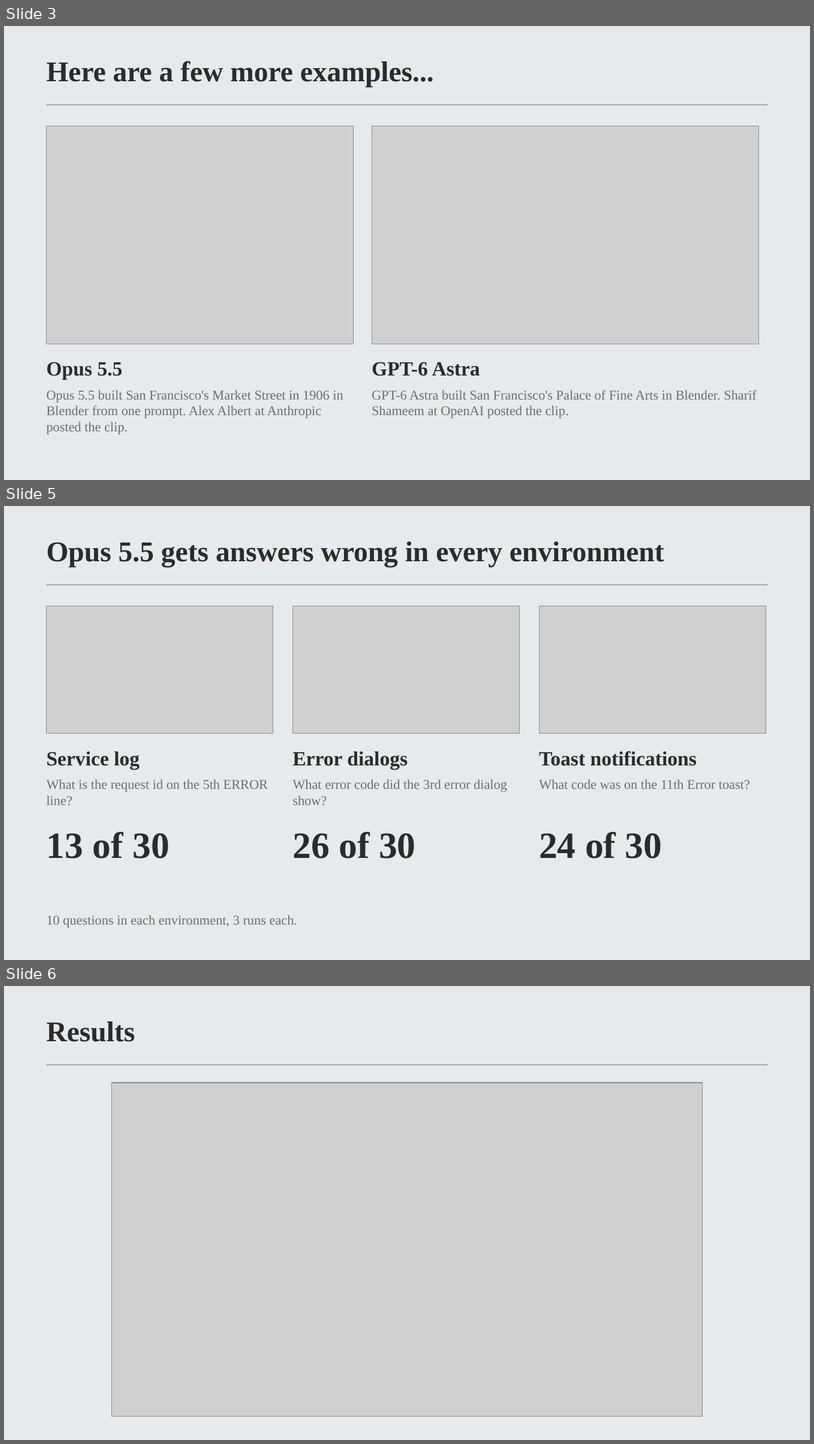
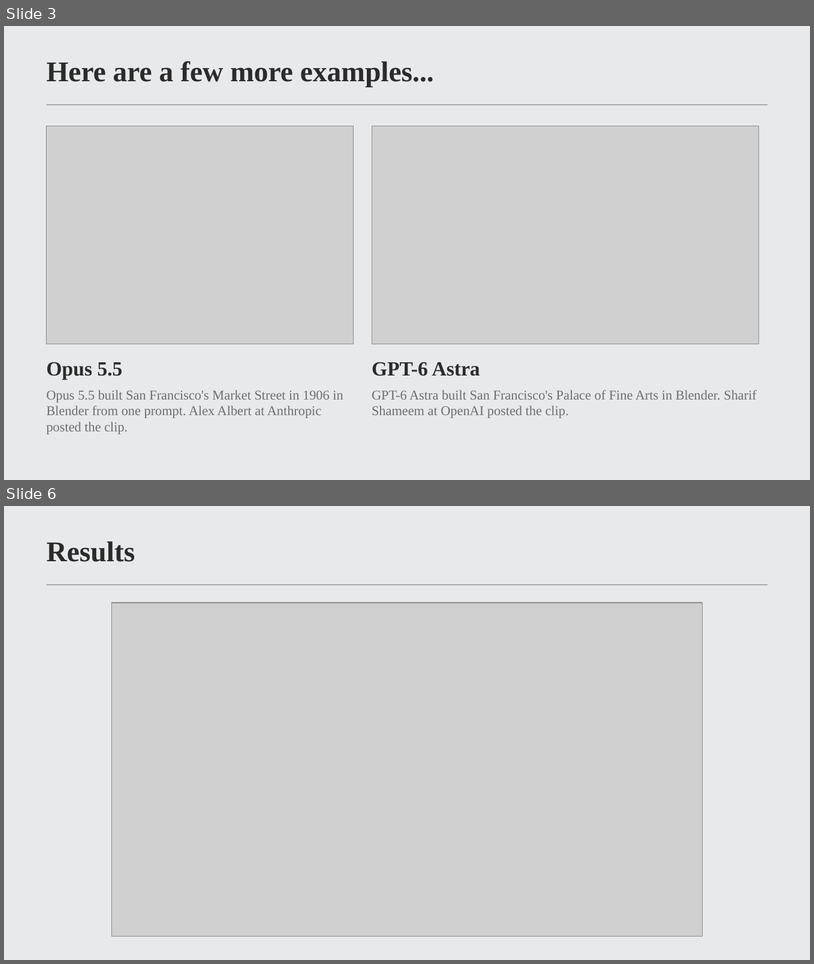
Before and after one commit to MrNaakka/bidy2, a slide deck: docs/framehunt-pitch-short.pptx. Shown one above the other, each under a label of ours: slides 3, 5 and 6 before the commit, slides 3 and 6 after it; the slides between them are not shown. The pictures are 814x1444 and 814x964 pixels, drawn with LibreOffice and Linux fonts; fonts in the diff are those of the drawing; grey boxes stand for pictures; background and template pictures are left out. Boxes give left, top, right and bottom in pixels: in the first picture for what was removed or moved away, otherwise in the second. Text is boxed around its words. In the diff, an @@ line names an element or a change of style, - is before the commit and + after.

Commit message:
Update pitch deck with environment overview and new video clip

```diff
--- a/docs/framehunt-pitch-short.pptx
+++ b/docs/framehunt-pitch-short.pptx
@@ slide 5 removed at <box>4,506,810,960</box>, background picture (left out); not listed: 1 template element that a slide beside it also shows @@
@@ title removed at <box>47,541,665,568</box> @@
-Opus 5.5 gets answers wrong in every environment
@@ picture removed at <box>47,606,273,733</box> @@
@@ picture removed at <box>293,606,520,733</box> @@
@@ picture removed at <box>539,606,766,733</box> @@
@@ text removed at <box>47,751,140,769</box> @@
-Service log
@@ text removed at <box>293,751,408,769</box> @@
-Error dialogs
@@ text removed at <box>539,751,697,766</box> @@
-Toast notifications
@@ text removed at <box>47,779,268,805</box> @@
-What is the request id on the 5th ERROR line?
@@ text removed at <box>293,779,507,805</box> @@
-What error code did the 3rd error dialog show?
@@ text removed at <box>539,779,750,789</box> @@
-What code was on the 11th Error toast?
@@ text removed at <box>47,831,170,858</box> @@
-13 of 30
@@ text removed at <box>293,831,416,858</box> @@
-26 of 30
@@ text removed at <box>539,831,663,858</box> @@
-24 of 30
@@ text removed at <box>47,915,297,927</box> @@
-10 questions in each environment, 3 runs each.
```
Also in this commit, not shown: 1 slide added.
